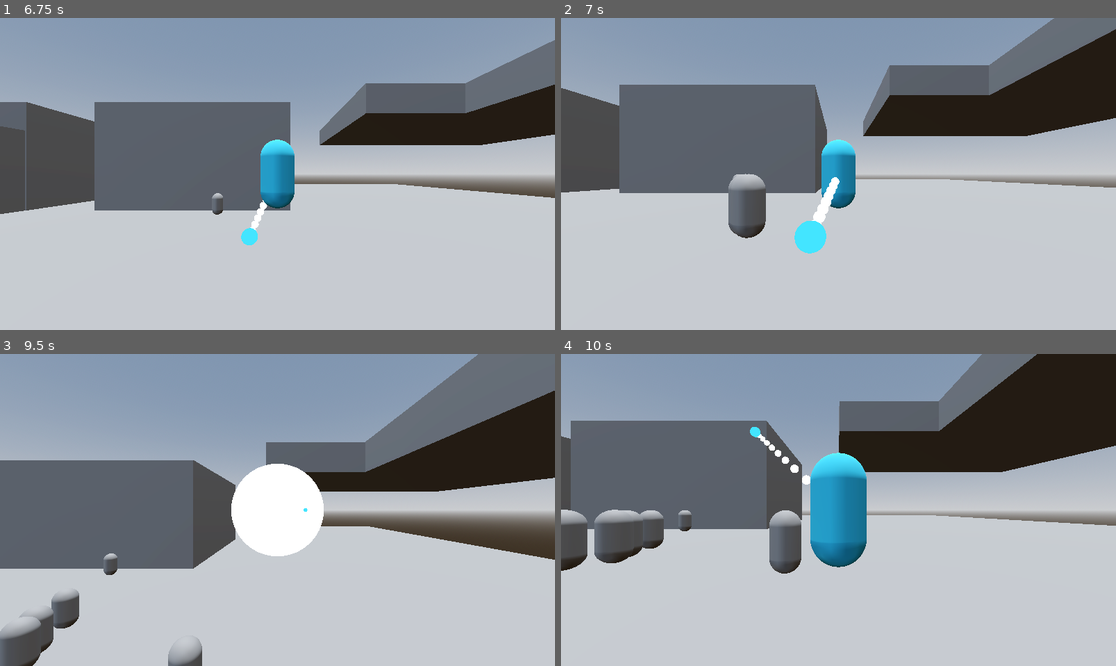
Above: before the commit, frames 1-4 (two rows, left to right).
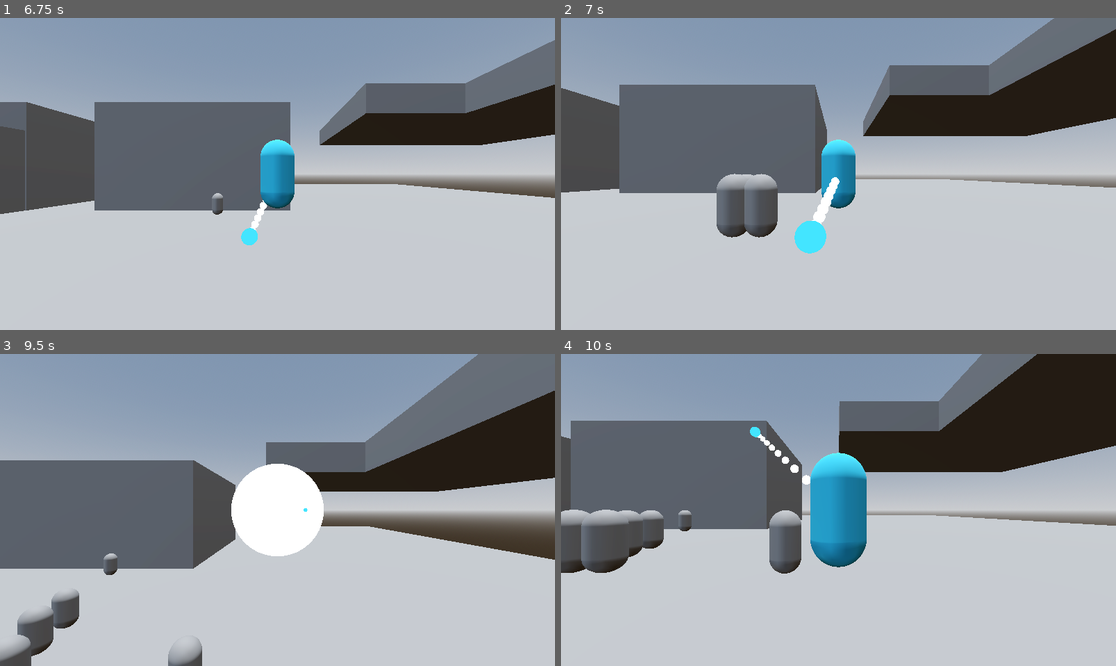
Above: after the commit, the same moments.

Repository: bobinskee/Brickmin-Discovery
Game: Godot game, scene res://test_level.tscn
Two runs of this game, one before a commit and one after it. Both use one fixed random seed, a clock stepped at 60 frames per second and the inputs below.
Inputs (mouse positions are in pixels of both pictures, inside the frame that each line leads up to):
- Up to frame 1 (6.75 s): move the mouse to (249, 236) at 0.52 s; hold E (swarm) 0.53-1.28 s; hold W (move_up) 0.53-2.03 s; click (249, 236) at 0.67 s; tap Space (jump) at 0.77, 1.52, 3.02, 3.77, 4.52, 6.02 s; move the mouse to (444, 220) at 1.27 s; tap Q (disband) at 1.35, 5.85 s; tap E (swarm) at 1.55, 2.3, 2.85, 4.55, 6.05 s; move the mouse to (111, 127) at 2.02 s; hold 1 (pressed_1) 2.03-2.78 s; hold A (move_left) 2.03-3.53 s; move the mouse to (305, 174) at 2.77 s; click (305, 174) at 2.92 s; move the mouse to (194, 96) at 3.52 s; hold S (move_down) 3.53-4.28 s; hold E (swarm) 3.53-4.28 s; click (194, 96) at 3.6 s; move the mouse to (399, 158) at 4.27 s; hold D (move_right) 4.28-5.03 s; tap F at 4.35 s; move the mouse to (166, 189) at 5.02 s; hold W (move_up) 5.03-5.78 s; hold E (swarm) 5.03-5.78 s; click (166, 189) at 5.17 s; move the mouse to (333, 105) at 5.77 s; hold D (move_right) from 5.78 s (still down); move the mouse to (249, 236) at 6.52 s; hold 1 (pressed_1) from 6.53 s (still down)
- Up to frame 2 (7 s): keep holding D (move_right); keep holding 1 (pressed_1); tap Space (jump) at 6.77 s; tap E (swarm) at 6.8 s
- Up to frame 3 (9.5 s): move the mouse to (444, 556) at 7.27 s; release 1 (pressed_1) at 7.28 s; tap E (swarm) at 7.35, 9.05 s; click (444, 556) at 7.42 s; tap Space (jump) at 7.52, 9.02 s; move the mouse to (111, 463) at 8.02 s; release D (move_right) at 8.03 s; hold S (move_down) 8.03-8.78 s; hold E (swarm) 8.03-8.78 s; click (111, 463) at 8.1 s; move the mouse to (305, 510) at 8.77 s; hold A (move_left) from 8.78 s (still down); tap F at 8.85 s
- Up to frame 4 (10 s): move the mouse to (755, 432) at 9.52 s; release A (move_left) at 9.53 s; hold W (move_up) from 9.53 s (still down); hold E (swarm) from 9.53 s (still down); click (755, 432) at 9.67 s; tap Space (jump) at 9.77 s

Frame 1 is identical in both runs. In frame 2, 1.5% of the frame differs, in the area x 28-40%, y 49-71%; in frame 3, 0.7%; in frame 4, 0.9%.

Commit message:
redone separation stuff so it looks a bit better now

Diff:
--- a/brickmintest/brickmin/base_brickmin.gd
+++ b/brickmintest/brickmin/base_brickmin.gd
@@ -18,6 +18,9 @@
 var last_pos: Vector3 = Vector3.ZERO
 var space_min: float = 1.0
 var space_leader: float = 1.85
+
+#follow state stuff
+var repel_force: Vector3 = Vector3.ZERO
 
 #follow state hopping variables
 var can_hop: bool = false
--- a/brickmintest/brickmin/base_brickmin.tscn
+++ b/brickmintest/brickmin/base_brickmin.tscn
@@ -38,11 +38,9 @@
 mesh = SubResource("SphereMesh_uk1wq")
 
 [node name="RepelBubble" type="Area3D" parent="." unique_id=51573816]
-visible = false
 collision_layer = 0
 collision_mask = 6
 
 [node name="CollisionShape3D" type="CollisionShape3D" parent="RepelBubble" unique_id=782689925]
-transform = Transform3D(1.2, 0, 0, 0, 1.2, 0, 0, 0, 1.2, 0, 0, 0)
-visible = false
+transform = Transform3D(0.9, 0, 0, 0, 0.9, 0, 0, 0, 0.9, 0, 0, 0)
 shape = SubResource("SphereShape3D_uk1wq")
--- a/brickmintest/brickmin/brickmin_manager.gd
+++ b/brickmintest/brickmin/brickmin_manager.gd
@@ -5,7 +5,7 @@
 @onready var map_RID = get_world_3d().get_navigation_map()
 @onready var leaders = get_tree().get_nodes_in_group("leaders")
 
-var max_min: float = 200
+var max_min: float = 100
 
 var total_min = []
 var leader_bodies = []
--- a/brickmintest/brickmin/brickmin_states/follow_state.gd
+++ b/brickmintest/brickmin/brickmin_states/follow_state.gd
@@ -4,14 +4,16 @@
 var start_distance: float = 10
 var stop_distance: float = 5
 var random_dir
-var adjust_speed: float = 5.0
+var adjust_speed: float = 2
 
 func _update(bmin: CharacterBody3D, delta: float, bmin_data: Dictionary):
 
 	var y_velocity = bmin.velocity.y
 	var cur_speed = bmin.speed
+	var repel_weight: float = 1.0
 	var repel_force = Vector3.ZERO
-	var repel_weight: float = 1.0
+	var expansion = 20
+	var keep_slide: bool = true
 
 	if bmin.leader:
 
@@ -22,7 +24,6 @@
 			bmin.pathing = false
 
 			target_position = bmin.leader.body.global_position
-
 
 			"""
 			if dict_individual["follow_path"]:
@@ -44,15 +45,17 @@
 
 			if bmin.leader.input.player_swarming:
 				target_position = bmin.leader.cursor.global_position
-				start_distance = 10
+				start_distance = 0
 				stop_distance = 0
 
-			#elif abs(brickbmin.leader.body.velocity.x) > 0 or abs(brickbmin.leader.body.velocity.z) > 0:
-			#	target_position = brickbmin.global_position + brickbmin.leader.body.velocity.normalized()
-
+				var dist = bmin.global_position - target_position
+				dist.y = 0
+
+				if dist.length() < 6:
+					keep_slide = false
+					expansion = 500
 			else:
-				start_distance = 8
-				stop_distance = 8
+				stop_distance = 5
 
 			#brickbmin.get_child(2).global_position = target_position
 
@@ -70,7 +73,7 @@
 
 			else:
 				if abs(bmin.velocity.x) > 0 or abs(bmin.velocity.z) > 0:
-					repel_weight = 10.0
+					repel_weight = 2
 
 				bmin.jump_timer -= 0.075
 
@@ -78,9 +81,11 @@
 
 				if not bmin.leader.input.player_swarming:
 
-					if bmin.leader.body.velocity.length() > 0.0:
-						start_distance = 8
-						stop_distance = 6
+					if abs(bmin.leader.body.velocity.length()) > 0.0:
+						start_distance = 5
+
+					else:
+						start_distance = 10
 
 					if abs(bmin.global_position.distance_to(target_position)) >= (stop_distance) or abs(bmin.leader.body.velocity.length()) > 0.0:
 						bmin.following = true
@@ -91,19 +96,21 @@
 						bmin.xz_rand = (randf_range(0, 5))
 
 				else:
-
-					#repel_weight = 3.0
-
+					bmin.following = true
+
+					"""
 					if xz_dist >= (stop_distance) or abs(bmin.leader.body.velocity.length()) > 0.0:
 						bmin.following = true
 
 					else:
 						bmin.following = false
-						bmin.made_it = true
+						bmin.made_it = true"""
 
 			if bmin.made_it and not bmin.following:
 
-				if abs(bmin.global_position.distance_to(target_position)) >= (start_distance):
+				#expansion = 10
+
+				if abs(bmin.global_position - target_position).length() >= (start_distance):
 					bmin.following = true
 					bmin.made_it = false
 
@@ -111,39 +118,18 @@
 
 			#region Separation forces.
 
-			var repel_distance: float = 0.0
-			"""
-			for i in (BrickminManager.total_min):
-				if i == bmin: continue
-
-				repel_distance = bmin.global_position.distance_to(i.global_position)
-
-				if repel_distance < bmin.space_min:
-					#If the distance between the current thing being checked and the Brickbmin is less...
-					#than the space distance...
-					repel_force += ((bmin.global_position - i.global_position).normalized()/repel_distance) * (adjust_speed * 1)
-					#Add to the repel force.
-
-			for i in (BrickminManager.leader_bodies):
-				repel_distance = bmin.global_position.distance_to(i.global_position + (Vector3.ZERO * 1.5))
-
-				if repel_distance < bmin.space_leader:
-					repel_force += ((bmin.global_position - i.global_position).normalized()/repel_distance) * (adjust_speed * 2)
-			"""
-
 			var any_overlapping = bmin.get_node("RepelBubble").get_overlapping_bodies()
+
+			#var repel_distance = 0
 
 			for i in any_overlapping:
 				if i == bmin:
 					continue
 
-				repel_distance = bmin.global_position.distance_to(i["position"])
-
-				if repel_distance < bmin.space_min:
-					#If the distance between the current thing being checked and the Brickbmin is less...
-					#than the space distance...
-					repel_force += ((bmin.global_position - i["position"]).normalized()/repel_distance) * (adjust_speed * 1)
-					#Add to the repel force.
+				#repel_distance += bmin.global_position.distance_to(i["position"])
+
+				repel_force += (bmin.global_position - i["position"]).normalized() * expansion
+
 			#endregion
 
 			#brickbmin.get_child(2).global_position = target_position
@@ -151,27 +137,27 @@
 			#region Speed controls
 
 			if bmin.following:
+				if abs(bmin.leader.body.velocity.length()) > 0 or keep_slide:
+					repel_force = (repel_force * 0.1) + repel_force.slide(direction.normalized())
+				#repel_force += direction.cross(Vector3.UP).normalized() * 5
 
 				if not bmin.leader.input.player_swarming:
 
-					var slide_it: bool = false
-
+					#too close
+					#var slide_it: bool = false
 					if (abs(xz_dist - bmin.xz_rand) <= bmin.fallback) and abs(bmin.leader.body.velocity.length()) > 0.0:
 						cur_speed = move_toward(cur_speed, 1.0, delta * (bmin.acceleration * 3))
-						slide_it = true
+						#slide_it = true
 
 					else:
 						cur_speed = move_toward(cur_speed, bmin.speed, delta * (bmin.acceleration * 3))
-
-					if slide_it and direction:
-						repel_force.slide(direction)
 
 			elif not bmin.following:
 				target_velocity = Vector3.ZERO
 
 			#endregion
 
-			var final_force = ((repel_force * repel_weight) + target_velocity)
+			var final_force = ((repel_force) + target_velocity)
 
 			var cur_move = bmin.velocity.move_toward(final_force.limit_length(cur_speed), delta * cur_accel)
 
--- a/brickmintest/brickmin/brickmin_states/idle_state.gd
+++ b/brickmintest/brickmin/brickmin_states/idle_state.gd
@@ -2,54 +2,35 @@
 class_name IdleState
 
 var last_pos
-var adjust_speed: float = 10.0
+var adjust_speed: float = 2
 
 func _update(bmin: CharacterBody3D, delta: float, min_data: Dictionary):
 
-	var rand = Vector3(randf_range(-45.0, 45.0), 0, randf_range(-45.0, 45.0))
+	#var rand = Vector3(randf_range(-45.0, 45.0), 0, randf_range(-45.0, 45.0))
 	#var distance: float = 0
 	var repel_force = Vector3.ZERO
 	#var difference = Vector3.ZERO
-	"""
-	for current in (BrickminManager.total_min):
-		if current == bmin: continue
-
-		difference = bmin.global_position - current.global_position
-		distance = bmin.global_position.distance_to(current.global_position)
-
-		if distance < 0.5:
-			difference += rand
-			repel_force += (difference.normalized()/distance) * adjust_speed
-
-	for leader in (BrickminManager.leader_bodies):
-		distance = bmin.global_position.distance_to(leader.global_position + (Vector3.DOWN * 1.5))
-		difference = bmin.global_position - leader.global_position
-
-		if distance < bmin.space_leader:
-			repel_force += (difference.normalized()/distance) * adjust_speed"""
 
 	var any_overlapping = bmin.get_node("RepelBubble").get_overlapping_bodies()
 
-	if any_overlapping:
-		for i in any_overlapping:
-			if i == bmin:
-				continue
+	#var dir = Vector3.ZERO
 
-			var repel_distance = bmin.global_position.distance_to(i["position"])
+	for i in any_overlapping:
+		if i == bmin:
+			continue
 
-			if repel_distance < bmin.space_min:
-				#If the distance between the current thing being checked and the Brickbmin is less...
-				#than the space distance...
-				repel_force += ((bmin.global_position - i["position"]).normalized() + rand/repel_distance).limit_length(7)
+		var repel_distance = bmin.global_position.distance_to(i.global_position)
+
+		repel_force = ((bmin.global_position - i.global_position).normalized()/repel_distance * adjust_speed)
+
+	if any_overlapping.size() <= 1:
+		#print("yes")
+		repel_force = Vector3.ZERO
 
 	if not repel_force.is_finite():
-		repel_force = Vector3(randf(), 0, randf()).normalized()
+		repel_force = Vector3(randf(), 0, randf()).normalized() * 3
 
 	var cur_move = bmin.velocity.move_toward(repel_force, delta * bmin.acceleration)
-
-	if not bmin.velocity.is_finite():
-		bmin.global_position = last_pos + Vector3(randf(), 0, randf()).normalized()
-		bmin.velocity = Vector3.ZERO
 
 	bmin.comb_force = cur_move
 
@@ -81,3 +62,8 @@
 		bmin.velocity.y = y_velocity - (delta * General.gravity)
 
 		bmin.move_and_slide()
+
+	else:
+
+		bmin.global_position += Vector3(randf_range(-360, 360), 0, randf_range(-360, 360))
+		bmin.velocity = Vector3(randf(), 0, randf()).normalized()
--- a/brickmintest/project.godot
+++ b/brickmintest/project.godot
@@ -23,10 +23,6 @@
 
 General="*res://general.gd"
 BrickminManager="*res://brickmin/brickmin_manager.gd"
-
-[display]
-
-window/size/mode=2
 
 [global_group]
 
